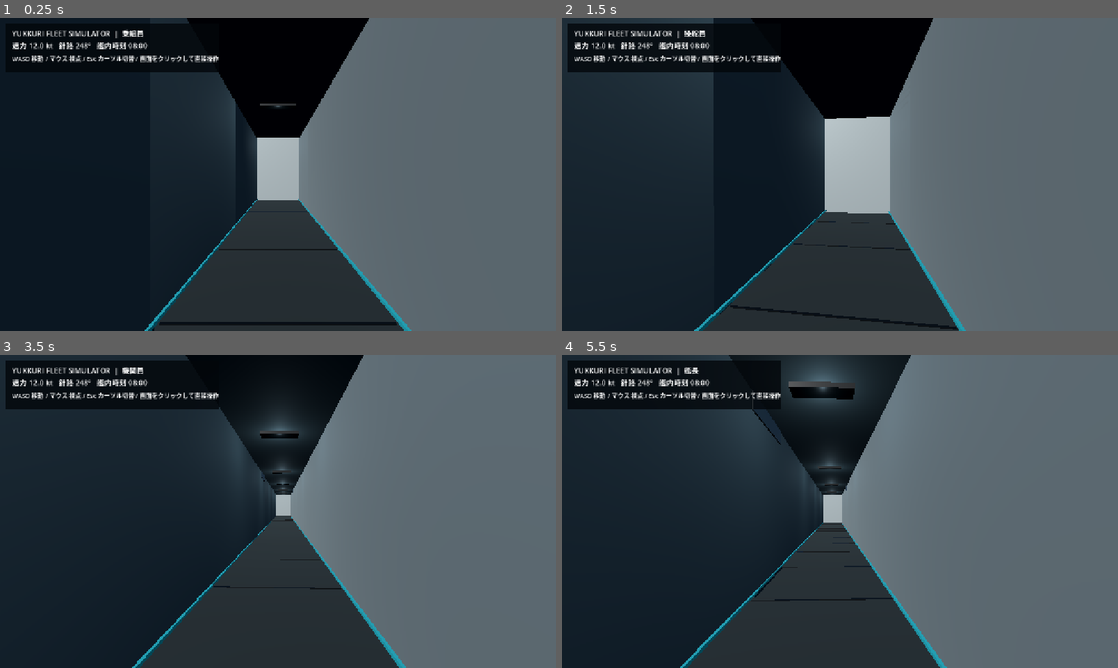
Above: before the commit, frames 1-4 (two rows, left to right).
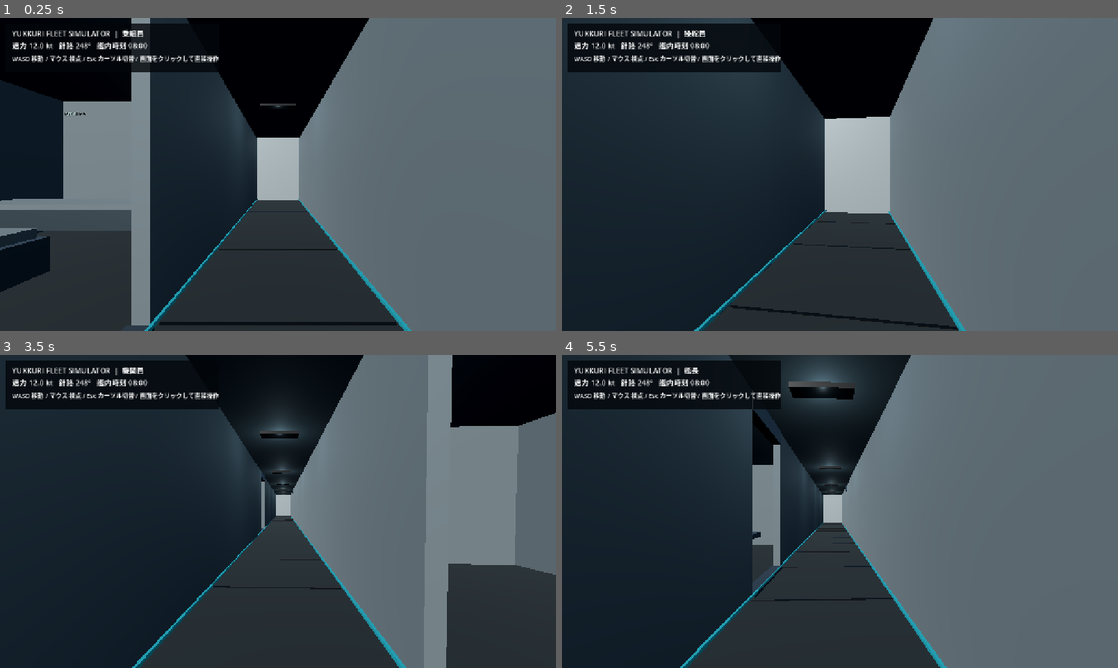
Above: after the commit, the same moments.

Repository: YukkuriP/Yukkuri-FPS-3
Game: Godot game, scene res://scenes/main.tscn
Two runs of this game, one before a commit and one after it. Both use one fixed random seed, a clock stepped at 60 frames per second and the inputs below.
Inputs (mouse positions are in pixels of both pictures, inside the frame that each line leads up to):
- Up to frame 1 (0.25 s): no input
- Up to frame 2 (1.5 s): tap Enter at 0.5 s; move the mouse to (867, 174) at 0.52 s; hold W (fleet_fwd) from 0.53 s (still down); tap 1 at 0.6 s; click (867, 174) at 0.67 s; move the mouse to (812, 174) at 1.27 s; tap 2 at 1.35 s
- Up to frame 3 (3.5 s): keep holding W (fleet_fwd); move the mouse to (289, 505) at 2.02 s; tap 3 at 2.1 s; move the mouse to (272, 517) at 2.77 s; tap 4 at 2.85 s; click (272, 517) at 2.92 s
- Up to frame 4 (5.5 s): keep holding W (fleet_fwd); move the mouse to (878, 514) at 3.52 s; tap 5 at 3.6 s; move the mouse to (795, 508) at 4.27 s; tap 6 at 4.35 s; move the mouse to (845, 511) at 5.02 s; tap 1 at 5.1 s; click (845, 511) at 5.17 s

The runs differ from the first frame. In frame 1, 18% of the frame differs, in the area x 0-45%, y 0-100%; in frame 2, 1.6%; in frame 3, 19%, in the area x 47-100%, y 0-100%; in frame 4, 2.1%.

Commit message:
Open actual passage access into each compartment

Diff:
--- a/scripts/deck_plan.gd
+++ b/scripts/deck_plan.gd
@@ -25,6 +25,7 @@
 	light_mat.emission = Color(0.025, 0.22, 0.25)
 	_build_deck()
 	_build_compartments()
+	_build_passage_walls()
 	_build_passage_details()
 	_build_furniture()
 	_build_helm_station()
@@ -72,8 +73,6 @@
 	_box(self, "Passage ceiling", Vector3(0, DECK_Y + WALL_H, 2), Vector3(PASSAGE_HALF * 2.0, 0.18, 76), wall_mat)
 	for x in [-HULL_HALF, HULL_HALF]:
 		_box(self, "Outer bulkhead", Vector3(x, DECK_Y + WALL_H * 0.5, 2), Vector3(0.22, WALL_H, 76), wall_mat, true)
-	_box(self, "Port passage bulkhead", Vector3(-PASSAGE_HALF, DECK_Y + WALL_H * 0.5, 2), Vector3(0.18, WALL_H, 76), wall_mat, true)
-	_box(self, "Starboard passage bulkhead", Vector3(PASSAGE_HALF, DECK_Y + WALL_H * 0.5, 2), Vector3(0.18, WALL_H, 76), wall_mat, true)
 	# The centreline passage is continuous; each room opens into it through a real gap.
 
 func _room_wall_x(x: float, z_center: float, door_z: float) -> void:
@@ -110,12 +109,40 @@
 		var cx := float(side) * (PASSAGE_HALF + (HULL_HALF - PASSAGE_HALF) * 0.5)
 		var width := HULL_HALF - PASSAGE_HALF
 		_box(self, String(item.name) + " ceiling", Vector3(cx, DECK_Y + WALL_H, z), Vector3(width, 0.18, 9.6), wall_mat)
-		_room_wall_x(float(side) * PASSAGE_HALF, z, z)
 		_room_end_wall(z - 4.8, side)
 		_room_end_wall(z + 4.8, side)
 		_label(String(item.name), Vector3(cx - 1.8, DECK_Y + WALL_H - 0.55, z - 4.45), 24)
 		_box(self, "Compartment sign", Vector3(float(side) * (PASSAGE_HALF + 0.15), DECK_Y + 2.95, z - 4.2), Vector3(0.06, 0.42, 1.8), dark_mat)
 		_box(self, "Sign indicator", Vector3(float(side) * (PASSAGE_HALF + 0.11), DECK_Y + 2.95, z - 4.2), Vector3(0.035, 0.07, 0.8), light_mat)
+
+
+func _build_passage_walls() -> void:
+	var room_data := [
+		{"z":-27.0, "side":1},
+		{"z":-15.0, "side":-1},
+		{"z":-3.0, "side":1},
+		{"z":9.0, "side":-1},
+		{"z":21.0, "side":1},
+		{"z":33.0, "side":-1}
+	]
+	for side in [-1, 1]:
+		var openings: Array[float] = []
+		for room in room_data:
+			if int(room.side) == side:
+				openings.append(float(room.z))
+		openings.sort()
+		var cursor := -36.0
+		for center in openings:
+			var segment_end := center - 0.9
+			if segment_end > cursor:
+				var length := segment_end - cursor
+				_box(self, "Passage bulkhead", Vector3(float(side) * PASSAGE_HALF, DECK_Y + WALL_H * 0.5, cursor + length * 0.5), Vector3(0.18, WALL_H, length), wall_mat, true)
+			_box(self, "Door header", Vector3(float(side) * PASSAGE_HALF, DECK_Y + WALL_H - 0.22, center), Vector3(0.24, 0.44, 1.8), trim_mat, true)
+			_box(self, "Door threshold", Vector3(float(side) * PASSAGE_HALF, DECK_Y + 0.035, center), Vector3(0.28, 0.07, 1.8), trim_mat)
+			cursor = center + 0.9
+		if cursor < 40.0:
+			var length := 40.0 - cursor
+			_box(self, "Passage bulkhead", Vector3(float(side) * PASSAGE_HALF, DECK_Y + WALL_H * 0.5, cursor + length * 0.5), Vector3(0.18, WALL_H, length), wall_mat, true)
 
 func _build_passage_details() -> void:
 	for z in range(-34, 40, 2):
